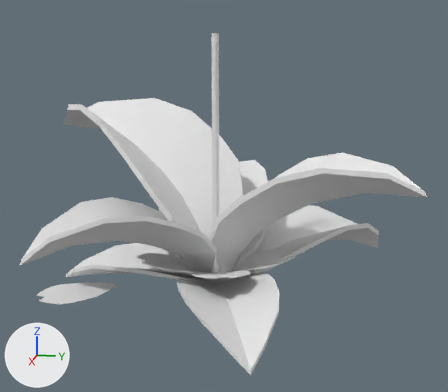
An edit to the Blender file Oanquan/magic_flower.blend, drawn before and after from the same camera.
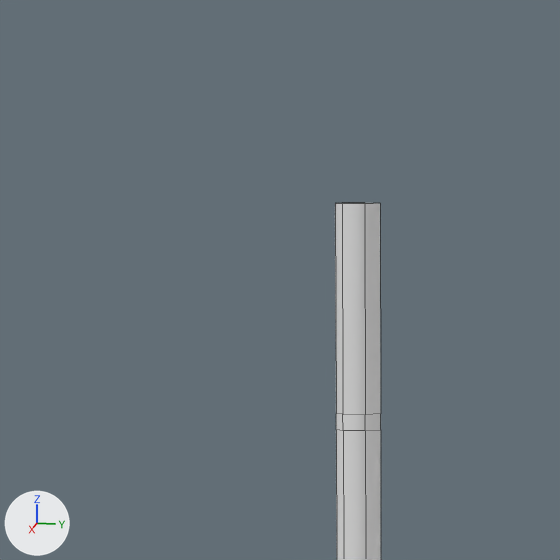
The first picture shows the older version from a 50 mm lens placed at (2.6, 0.56, 1.06), pointed at (-0.11, 0.02, 0.39). The close-ups show both versions on the part from 35% to 55% of the width and 0% to 24% of the height of that picture; other places that the commit changed are outside them. The axes (+X, +Y, +Z) are drawn at lower left. The lights are the same throughout. The close-ups show mesh edges as thin lines.

The first close-up shows 'stick'.
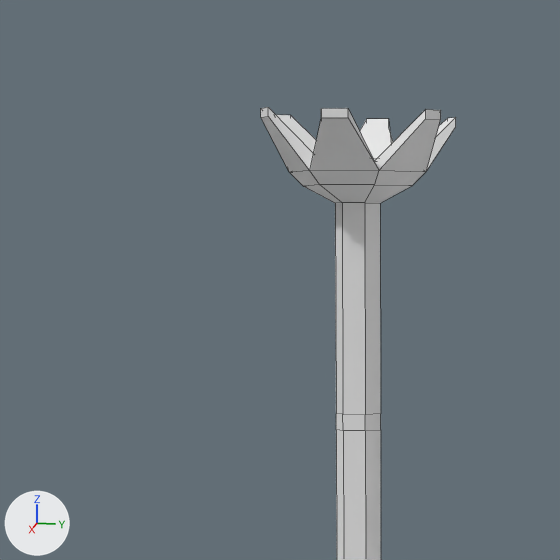
Location of each change, [x1, y1, x2, y2] in pixels of the close-ups (560 x 560 px):
'stick', reshaped
    before: [335, 203, 381, 560]
    after: [261, 107, 456, 560]
part 1 of me_cylinder, added
    after: [261, 107, 456, 203]

What changed in the scene script:
```text
Change me_cylinder:
    used by ob_stick; location = (0.0, 0.0, 0.0)
    remove me_cylinder.from_pydata(...)  # 48 vertices, 42 faces; spans x -0.014..0.014, y -0.016..0.016, z 0.0..1.104
    add me_cylinder.from_pydata(...)  # 96 vertices, 91 faces; spans x -0.069..0.07, y -0.065..0.063, z 0.0..1.166
    me_cylinder part 1
    36 vertices are added at x -0.069..0.07, y -0.065..0.063, z 1.115..1.16
    12 new vertices lie (0.0, 0.0, 0.006) away from vertices in x -0.069..0.07, y -0.065..0.063, z 1.155..1.16
    49 new faces join them
```
